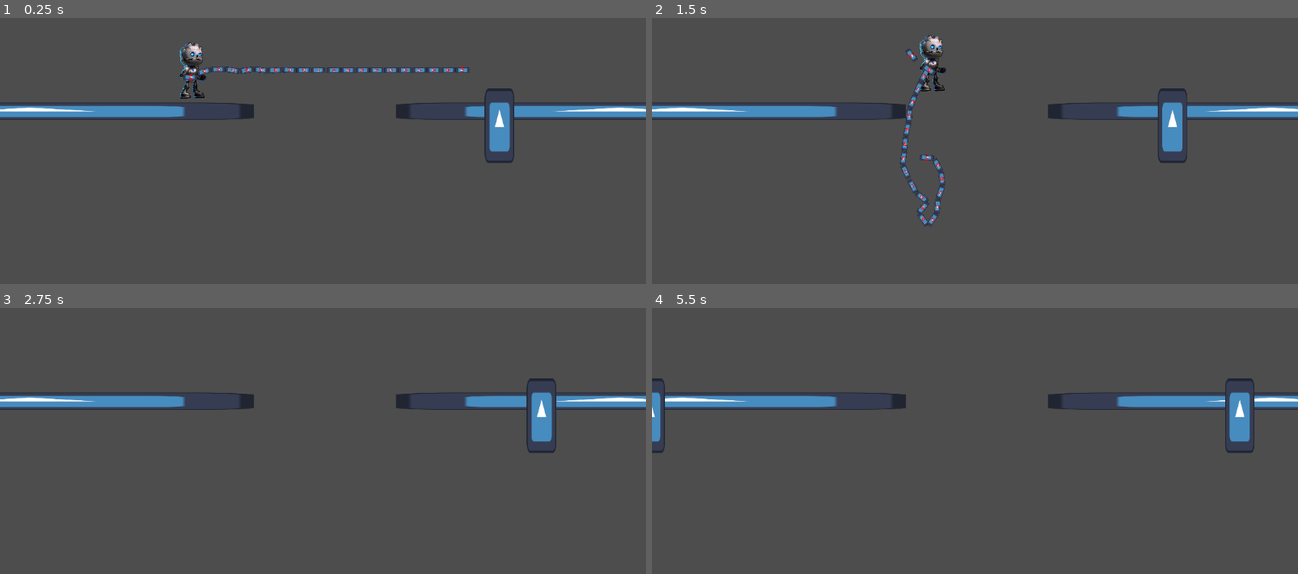
Above: before the commit, frames 1-4 (two rows, left to right).
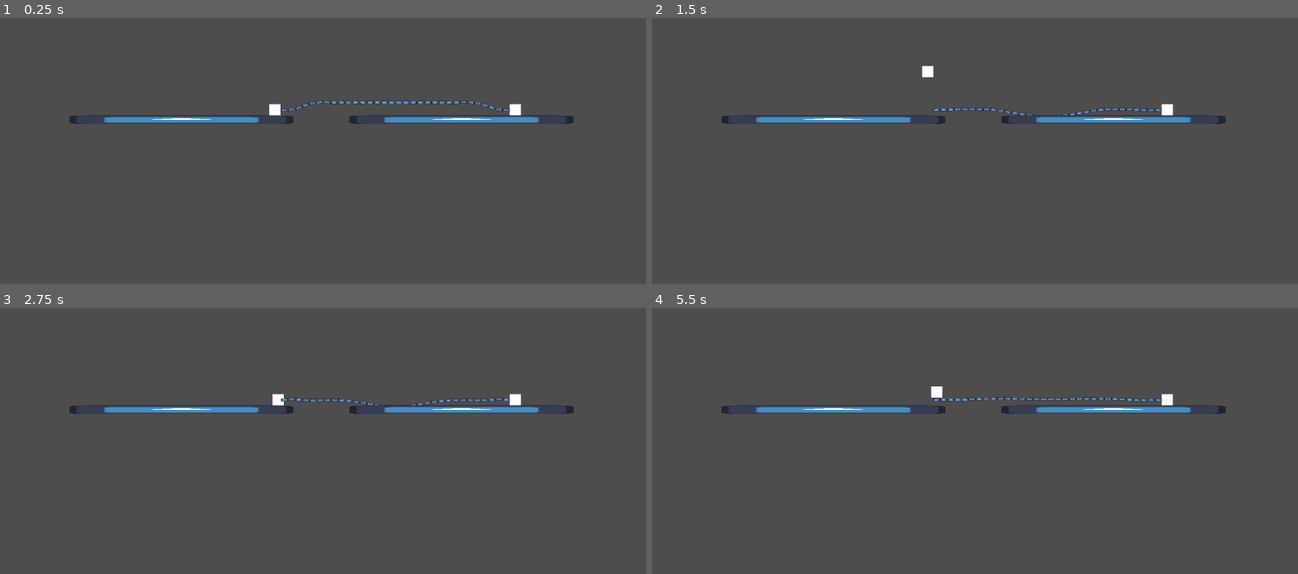
Above: after the commit, the same moments.

Repository: Birbhammer/Tuggers
Game: Godot game, scene res://Levels/test_world_2.tscn
The game is run twice, just before and just after one commit, with the same random seed, the same clock (stepped at 60 frames per second) and the same inputs. Before the commit the project starts from res://test_world.tscn. The engine's default icon, where the game draws it, is replaced by a stand-in: a white triangle on a blue panel in a dark square.
Inputs:
- Up to frame 1 (0.25 s): no input
- Up to frame 2 (1.5 s): hold E (Tug, bound only before the commit) 0.53-1.28 s; hold D (Right, bound only before the commit) from 0.53 s (still down); tap Space (Jump, bound only before the commit) at 0.77, 0.8, 1.07, 1.35 s
- Up to frame 3 (2.75 s): tap Space (Jump, bound only before the commit) at 1.52, 1.82, 2.3 s; tap E (Tug, bound only before the commit) at 1.55 s; release D (Right, bound only before the commit) at 2.03 s; hold A (Left, bound only before the commit) from 2.03 s (still down); hold E (Tug, bound only before the commit) from 2.03 s (still down)
- Up to frame 4 (5.5 s): release A (Left, bound only before the commit) at 2.78 s; release E (Tug, bound only before the commit) at 2.78 s; hold D (Right, bound only before the commit) 2.78-4.28 s; tap E (Tug, bound only before the commit) at 2.85, 4.35 s; tap Space (Jump, bound only before the commit) at 3.02, 3.32, 4.52, 4.82, 5.3 s; hold Space (Jump, bound only before the commit) 3.53-4.28 s; tap Enter at 4.25 s; hold A (Left, bound only before the commit) 4.28-5.03 s; hold D (Right, bound only before the commit) from 5.03 s (still down); hold E (Tug, bound only before the commit) from 5.03 s (still down)

The runs differ from the first frame. In frame 1, 6.1% of the frame differs, in the area x 0-100%, y 9-55%; in frame 2, 5.9%; in frame 3, 5.0%; in frame 4, 5.3%.

Commit message:
Sync Check
Syncing Up Clients

Diff:
--- a/LevelAssets/game_manager.tscn
+++ b/LevelAssets/game_manager.tscn
@@ -4,11 +4,3 @@
 
 [node name="GameManager" type="Node"]
 script = ExtResource("1_a8ixh")
-
-[node name="Timer" type="Timer" parent="."]
-process_callback = 0
-wait_time = 0.01
-one_shot = true
-autostart = true
-
-[connection signal="timeout" from="Timer" to="." method="_on_timer_timeout"]
--- /dev/null
+++ b/Levels/test_world_2.tscn
@@ -0,0 +1,483 @@
+[gd_scene load_steps=10 format=3 uid="uid://duljowgi7rpa7"]
+
+[ext_resource type="Texture2D" uid="uid://cac3fn7dga2wv" path="res://icon.svg" id="1_xnk8i"]
+[ext_resource type="Script" uid="uid://cvkaxi4ds3mfj" path="res://Scripts/Test/player_test.gd" id="2_tbvtw"]
+[ext_resource type="PackedScene" uid="uid://cgcswixlwt3ru" path="res://rope_segment.tscn" id="3_tbvtw"]
+
+[sub_resource type="PhysicsMaterial" id="PhysicsMaterial_4fog6"]
+friction = 0.0
+
+[sub_resource type="RectangleShape2D" id="RectangleShape2D_11n3c"]
+size = Vector2(412, 60)
+
+[sub_resource type="PhysicsMaterial" id="PhysicsMaterial_xnk8i"]
+friction = 0.0
+
+[sub_resource type="RectangleShape2D" id="RectangleShape2D_ku66b"]
+size = Vector2(80, 80)
+
+[sub_resource type="BoxMesh" id="BoxMesh_4onyl"]
+size = Vector3(80, 80, 1)
+
+[sub_resource type="PhysicsMaterial" id="PhysicsMaterial_tbvtw"]
+
+[node name="TestWorld2" type="Node2D"]
+
+[node name="Camera2D" type="Camera2D" parent="."]
+zoom = Vector2(0.25, 0.25)
+
+[node name="World Assets" type="Node" parent="."]
+
+[node name="Floor" type="StaticBody2D" parent="World Assets"]
+position = Vector2(-1000, 103)
+physics_material_override = SubResource("PhysicsMaterial_4fog6")
+
+[node name="CollisionShape2D" type="CollisionShape2D" parent="World Assets/Floor"]
+position = Vector2(-10, 20)
+scale = Vector2(3.87411, 1)
+shape = SubResource("RectangleShape2D_11n3c")
+
+[node name="Icon" type="Sprite2D" parent="World Assets/Floor/CollisionShape2D"]
+position = Vector2(-7.62939e-06, 0.500001)
+scale = Vector2(3.21875, 0.476563)
+texture = ExtResource("1_xnk8i")
+
+[node name="Floor2" type="StaticBody2D" parent="World Assets"]
+position = Vector2(998, 103)
+physics_material_override = SubResource("PhysicsMaterial_4fog6")
+
+[node name="CollisionShape2D" type="CollisionShape2D" parent="World Assets/Floor2"]
+position = Vector2(-10, 20)
+scale = Vector2(3.87411, 1)
+shape = SubResource("RectangleShape2D_11n3c")
+
+[node name="Icon" type="Sprite2D" parent="World Assets/Floor2/CollisionShape2D"]
+position = Vector2(-7.62939e-06, 0.500001)
+scale = Vector2(3.21875, 0.476563)
+texture = ExtResource("1_xnk8i")
+
+[node name="Player1" type="RigidBody2D" parent="."]
+position = Vector2(-342, 0)
+mass = 62.0
+physics_material_override = SubResource("PhysicsMaterial_xnk8i")
+gravity_scale = 5.0
+lock_rotation = true
+script = ExtResource("2_tbvtw")
+SPEED = 50000
+
+[node name="CollisionShape2D" type="CollisionShape2D" parent="Player1"]
+shape = SubResource("RectangleShape2D_ku66b")
+
+[node name="MeshInstance2D" type="MeshInstance2D" parent="Player1/CollisionShape2D"]
+mesh = SubResource("BoxMesh_4onyl")
+
+[node name="Player2" type="RigidBody2D" parent="."]
+position = Vector2(1373, 0)
+mass = 62.0
+physics_material_override = SubResource("PhysicsMaterial_tbvtw")
+gravity_scale = 4.0
+lock_rotation = true
+script = ExtResource("2_tbvtw")
+SPEED = 5000000
+
+[node name="CollisionShape2D" type="CollisionShape2D" parent="Player2"]
+shape = SubResource("RectangleShape2D_ku66b")
+
+[node name="MeshInstance2D" type="MeshInstance2D" parent="Player2/CollisionShape2D"]
+mesh = SubResource("BoxMesh_4onyl")
+
+[node name="Node2D" type="Node2D" parent="."]
+position = Vector2(-276, 0)
+rotation = -1.5708
+
+[node name="TopConnector" type="PinJoint2D" parent="Node2D"]
+position = Vector2(0, -25)
+node_a = NodePath("../../Player2")
+node_b = NodePath("../RopeSegment")
+
+[node name="PinJoint2D" type="PinJoint2D" parent="Node2D"]
+position = Vector2(0, 26)
+node_a = NodePath("../RopeSegment")
+node_b = NodePath("../RopeSegment2")
+
+[node name="PinJoint2D2" type="PinJoint2D" parent="Node2D"]
+position = Vector2(0, 76)
+node_a = NodePath("../RopeSegment2")
+node_b = NodePath("../RopeSegment3")
+
+[node name="PinJoint2D3" type="PinJoint2D" parent="Node2D"]
+position = Vector2(0, 128)
+node_a = NodePath("../RopeSegment3")
+node_b = NodePath("../RopeSegment4")
+
+[node name="PinJoint2D4" type="PinJoint2D" parent="Node2D"]
+position = Vector2(0, 179)
+node_a = NodePath("../RopeSegment4")
+node_b = NodePath("../RopeSegment5")
+
+[node name="PinJoint2D5" type="PinJoint2D" parent="Node2D"]
+position = Vector2(0, 230)
+node_a = NodePath("../RopeSegment5")
+node_b = NodePath("../RopeSegment6")
+
+[node name="PinJoint2D6" type="PinJoint2D" parent="Node2D"]
+position = Vector2(0, 281)
+node_a = NodePath("../RopeSegment6")
+node_b = NodePath("../RopeSegment7")
+
+[node name="PinJoint2D7" type="PinJoint2D" parent="Node2D"]
+position = Vector2(0, 332)
+node_a = NodePath("../RopeSegment7")
+node_b = NodePath("../RopeSegment8")
+
+[node name="PinJoint2D8" type="PinJoint2D" parent="Node2D"]
+position = Vector2(0, 383)
+node_a = NodePath("../RopeSegment8")
+node_b = NodePath("../RopeSegment9")
+
+[node name="PinJoint2D9" type="PinJoint2D" parent="Node2D"]
+position = Vector2(0, 434)
+node_a = NodePath("../RopeSegment9")
+node_b = NodePath("../RopeSegment10")
+
+[node name="PinJoint2D10" type="PinJoint2D" parent="Node2D"]
+position = Vector2(0, 485)
+node_a = NodePath("../RopeSegment10")
+node_b = NodePath("../RopeSegment11")
+
+[node name="PinJoint2D11" type="PinJoint2D" parent="Node2D"]
+position = Vector2(0, 536)
+node_a = NodePath("../RopeSegment11")
+node_b = NodePath("../RopeSegment12")
+
+[node name="PinJoint2D12" type="PinJoint2D" parent="Node2D"]
+position = Vector2(0, 587)
+node_a = NodePath("../RopeSegment12")
+node_b = NodePath("../RopeSegment13")
+
+[node name="PinJoint2D13" type="PinJoint2D" parent="Node2D"]
+position = Vector2(0, 638)
+node_a = NodePath("../RopeSegment13")
+node_b = NodePath("../RopeSegment14")
+
+[node name="PinJoint2D14" type="PinJoint2D" parent="Node2D"]
+position = Vector2(0, 689)
+node_a = NodePath("../RopeSegment14")
+node_b = NodePath("../RopeSegment15")
+
+[node name="PinJoint2D15" type="PinJoint2D" parent="Node2D"]
+position = Vector2(0, 740)
+node_a = NodePath("../RopeSegment15")
+node_b = NodePath("../RopeSegment16")
+
+[node name="BottomConnector" type="PinJoint2D" parent="Node2D"]
+position = Vector2(-1.81899e-12, 791)
+node_a = NodePath("../RopeSegment16")
+node_b = NodePath("../RopeSegment17")
+
+[node name="PinJoint2D16" type="PinJoint2D" parent="Node2D"]
+position = Vector2(-7.02879e-05, 843)
+node_a = NodePath("../RopeSegment17")
+node_b = NodePath("../RopeSegment18")
+
+[node name="PinJoint2D17" type="PinJoint2D" parent="Node2D"]
+position = Vector2(-7.02879e-05, 893)
+node_a = NodePath("../RopeSegment18")
+node_b = NodePath("../RopeSegment19")
+
+[node name="PinJoint2D18" type="PinJoint2D" parent="Node2D"]
+position = Vector2(-7.02879e-05, 945)
+node_a = NodePath("../RopeSegment19")
+node_b = NodePath("../RopeSegment20")
+
+[node name="PinJoint2D19" type="PinJoint2D" parent="Node2D"]
+position = Vector2(-7.02879e-05, 996)
+node_a = NodePath("../RopeSegment20")
+node_b = NodePath("../RopeSegment21")
+
+[node name="PinJoint2D20" type="PinJoint2D" parent="Node2D"]
+position = Vector2(-7.02879e-05, 1047)
+node_a = NodePath("../RopeSegment21")
+node_b = NodePath("../RopeSegment22")
+
+[node name="PinJoint2D21" type="PinJoint2D" parent="Node2D"]
+position = Vector2(-7.02879e-05, 1098)
+node_a = NodePath("../RopeSegment22")
+node_b = NodePath("../RopeSegment23")
+
+[node name="PinJoint2D22" type="PinJoint2D" parent="Node2D"]
+position = Vector2(-7.02879e-05, 1149)
+node_a = NodePath("../RopeSegment23")
+node_b = NodePath("../RopeSegment24")
+
+[node name="PinJoint2D23" type="PinJoint2D" parent="Node2D"]
+position = Vector2(-7.02879e-05, 1200)
+node_a = NodePath("../RopeSegment24")
+node_b = NodePath("../RopeSegment25")
+
+[node name="PinJoint2D24" type="PinJoint2D" parent="Node2D"]
+position = Vector2(-7.02879e-05, 1251)
+node_a = NodePath("../RopeSegment25")
+node_b = NodePath("../RopeSegment26")
+
+[node name="PinJoint2D25" type="PinJoint2D" parent="Node2D"]
+position = Vector2(-7.02879e-05, 1302)
+node_a = NodePath("../RopeSegment26")
+node_b = NodePath("../RopeSegment27")
+
+[node name="PinJoint2D26" type="PinJoint2D" parent="Node2D"]
+position = Vector2(-7.02879e-05, 1353)
+node_a = NodePath("../RopeSegment27")
+node_b = NodePath("../RopeSegment28")
+
+[node name="PinJoint2D27" type="PinJoint2D" parent="Node2D"]
+position = Vector2(-7.02879e-05, 1404)
+node_a = NodePath("../RopeSegment28")
+node_b = NodePath("../RopeSegment29")
+
+[node name="PinJoint2D28" type="PinJoint2D" parent="Node2D"]
+position = Vector2(-7.02879e-05, 1455)
+node_a = NodePath("../RopeSegment29")
+node_b = NodePath("../RopeSegment30")
+
+[node name="PinJoint2D29" type="PinJoint2D" parent="Node2D"]
+position = Vector2(-7.02879e-05, 1506)
+node_a = NodePath("../RopeSegment30")
+node_b = NodePath("../RopeSegment31")
+
+[node name="PinJoint2D30" type="PinJoint2D" parent="Node2D"]
+position = Vector2(-7.02879e-05, 1557)
+node_a = NodePath("../RopeSegment31")
+node_b = NodePath("../RopeSegment32")
+
+[node name="BottomConnector2" type="PinJoint2D" parent="Node2D"]
+position = Vector2(-7.02879e-05, 1608)
+node_a = NodePath("../RopeSegment32")
+node_b = NodePath("../../Player2")
+
+[node name="RopeSegment" parent="Node2D" instance=ExtResource("3_tbvtw")]
+collision_layer = 0
+collision_mask = 0
+mass = 5.0
+gravity_scale = 0.0
+freeze_mode = 1
+
+[node name="RopeSegment2" parent="Node2D" instance=ExtResource("3_tbvtw")]
+position = Vector2(0, 51)
+collision_layer = 0
+collision_mask = 0
+mass = 5.0
+gravity_scale = 0.0
+freeze_mode = 1
+
+[node name="RopeSegment3" parent="Node2D" instance=ExtResource("3_tbvtw")]
+position = Vector2(0, 102)
+collision_layer = 0
+collision_mask = 0
+mass = 5.0
+gravity_scale = 0.0
+
+[node name="RopeSegment4" parent="Node2D" instance=ExtResource("3_tbvtw")]
+position = Vector2(0, 153)
+collision_layer = 0
+collision_mask = 0
+mass = 5.0
+gravity_scale = 0.0
+
+[node name="RopeSegment5" parent="Node2D" instance=ExtResource("3_tbvtw")]
+position = Vector2(0, 204)
+collision_layer = 0
+collision_mask = 0
+mass = 5.0
+gravity_scale = 0.0
+
+[node name="RopeSegment6" parent="Node2D" instance=ExtResource("3_tbvtw")]
+position = Vector2(0, 255)
+collision_layer = 0
+collision_mask = 0
+mass = 5.0
+gravity_scale = 0.0
+
+[node name="RopeSegment7" parent="Node2D" instance=ExtResource("3_tbvtw")]
+position = Vector2(0, 306)
+collision_layer = 0
+collision_mask = 0
+mass = 5.0
+gravity_scale = 0.0
+
+[node name="RopeSegment8" parent="Node2D" instance=ExtResource("3_tbvtw")]
+position = Vector2(0, 357)
+collision_layer = 0
+collision_mask = 0
+mass = 5.0
+gravity_scale = 0.0
+
+[node name="RopeSegment9" parent="Node2D" instance=ExtResource("3_tbvtw")]
+position = Vector2(0, 408)
+collision_layer = 0
+collision_mask = 0
+mass = 5.0
+gravity_scale = 0.0
+
+[node name="RopeSegment10" parent="Node2D" instance=ExtResource("3_tbvtw")]
+position = Vector2(0, 459)
+collision_layer = 0
+collision_mask = 0
+mass = 5.0
+gravity_scale = 0.0
+
+[node name="RopeSegment11" parent="Node2D" instance=ExtResource("3_tbvtw")]
+position = Vector2(0, 510)
+collision_layer = 0
+collision_mask = 0
+mass = 5.0
+gravity_scale = 0.0
+
+[node name="RopeSegment12" parent="Node2D" instance=ExtResource("3_tbvtw")]
+position = Vector2(0, 561)
+collision_layer = 0
+collision_mask = 0
+mass = 5.0
+gravity_scale = 0.0
+
+[node name="RopeSegment13" parent="Node2D" instance=ExtResource("3_tbvtw")]
+position = Vector2(0, 612)
+collision_layer = 0
+collision_mask = 0
+mass = 5.0
+gravity_scale = 0.0
+
+[node name="RopeSegment14" parent="Node2D" instance=ExtResource("3_tbvtw")]
+position = Vector2(0, 663)
+collision_layer = 0
+collision_mask = 0
+mass = 5.0
+gravity_scale = 0.0
+
+[node name="RopeSegment15" parent="Node2D" instance=ExtResource("3_tbvtw")]
+position = Vector2(0, 714)
+collision_layer = 0
+collision_mask = 0
+mass = 5.0
+gravity_scale = 0.0
+
+[node name="RopeSegment16" parent="Node2D" instance=ExtResource("3_tbvtw")]
+position = Vector2(0, 765)
+collision_layer = 0
+collision_mask = 0
+mass = 5.0
+gravity_scale = 0.0
+
+[node name="RopeSegment17" parent="Node2D" instance=ExtResource("3_tbvtw")]
+position = Vector2(-7.02879e-05, 817)
+collision_layer = 0
+collision_mask = 0
+mass = 5.0
+gravity_scale = 0.0
+freeze_mode = 1
+
+[node name="RopeSegment18" parent="Node2D" instance=ExtResource("3_tbvtw")]
+position = Vector2(-7.02879e-05, 868)
+collision_layer = 0
+collision_mask = 0
+mass = 5.0
+gravity_scale = 0.0
+freeze_mode = 1
+
+[node name="RopeSegment19" parent="Node2D" instance=ExtResource("3_tbvtw")]
+position = Vector2(-7.02879e-05, 919)
+collision_layer = 0
+collision_mask = 0
+mass = 5.0
+gravity_scale = 0.0
+
+[node name="RopeSegment20" parent="Node2D" instance=ExtResource("3_tbvtw")]
+position = Vector2(-7.02879e-05, 970)
+collision_layer = 0
+collision_mask = 0
+mass = 5.0
+gravity_scale = 0.0
+
+[node name="RopeSegment21" parent="Node2D" instance=ExtResource("3_tbvtw")]
+position = Vector2(-7.02879e-05, 1021)
+collision_layer = 0
+collision_mask = 0
+mass = 5.0
+gravity_scale = 0.0
+
+[node name="RopeSegment22" parent="Node2D" instance=ExtResource("3_tbvtw")]
+position = Vector2(-7.02879e-05, 1072)
+collision_layer = 0
+collision_mask = 0
+mass = 5.0
+gravity_scale = 0.0
+
+[node name="RopeSegment23" parent="Node2D" instance=ExtResource("3_tbvtw")]
+position = Vector2(-7.02879e-05, 1123)
+collision_layer = 0
+collision_mask = 0
+mass = 5.0
+gravity_scale = 0.0
+
+[node name="RopeSegment24" parent="Node2D" instance=ExtResource("3_tbvtw")]
+position = Vector2(-7.02879e-05, 1174)
+collision_layer = 0
+collision_mask = 0
+mass = 5.0
+gravity_scale = 0.0
+
+[node name="RopeSegment25" parent="Node2D" instance=ExtResource("3_tbvtw")]
+position = Vector2(-7.02879e-05, 1225)
+collision_layer = 0
+collision_mask = 0
+mass = 5.0
+gravity_scale = 0.0
+
+[node name="RopeSegment26" parent="Node2D" instance=ExtResource("3_tbvtw")]
+position = Vector2(-7.02879e-05, 1276)
+collision_layer = 0
+collision_mask = 0
+mass = 5.0
+gravity_scale = 0.0
+
+[node name="RopeSegment27" parent="Node2D" instance=ExtResource("3_tbvtw")]
+position = Vector2(-7.02879e-05, 1327)
+collision_layer = 0
+collision_mask = 0
+mass = 5.0
+gravity_scale = 0.0
+
+[node name="RopeSegment28" parent="Node2D" instance=ExtResource("3_tbvtw")]
+position = Vector2(-7.02879e-05, 1378)
+collision_layer = 0
+collision_mask = 0
+mass = 5.0
+gravity_scale = 0.0
+
+[node name="RopeSegment29" parent="Node2D" instance=ExtResource("3_tbvtw")]
+position = Vector2(-7.02879e-05, 1429)
+collision_layer = 0
+collision_mask = 0
+mass = 5.0
+gravity_scale = 0.0
+
+[node name="RopeSegment30" parent="Node2D" instance=ExtResource("3_tbvtw")]
+position = Vector2(-7.02879e-05, 1480)
+collision_layer = 0
+collision_mask = 0
+mass = 5.0
+gravity_scale = 0.0
+
+[node name="RopeSegment31" parent="Node2D" instance=ExtResource("3_tbvtw")]
+position = Vector2(-7.02879e-05, 1531)
+collision_layer = 0
+collision_mask = 0
+mass = 5.0
+gravity_scale = 0.0
+
+[node name="RopeSegment32" parent="Node2D" instance=ExtResource("3_tbvtw")]
+position = Vector2(-7.02879e-05, 1582)
+collision_layer = 0
+collision_mask = 0
+mass = 5.0
+gravity_scale = 0.0
--- a/Player/player_ik_body.tscn
+++ b/Player/player_ik_body.tscn
@@ -112,7 +112,7 @@
 [sub_resource type="SkeletonModification2DLookAt" id="SkeletonModification2DLookAt_sl8yu"]
 bone_index = 12
 bone2d_node = NodePath("Hip/ArmL/ForearmL")
-target_nodepath = NodePath("../../../IKTargets/ArmLTarget/ArmLLookTarget")
+target_nodepath = NodePath("../../../IKTargets/ArmLLookTarget")
 enable_constraint = true
 constraint_angle_min = -162.889
 constraint_angle_max = 20.057
@@ -139,14 +139,14 @@
 
 [node name="GBotArmL" type="Sprite2D" parent="CharacterContainer/Body"]
 position = Vector2(71, 232)
-rotation = -0.0775769
+rotation = -0.783145
 texture = ExtResource("1_sjlcb")
 offset = Vector2(-3, 32)
 
 [node name="GBotForearmL" type="Sprite2D" parent="CharacterContainer/Body"]
-position = Vector2(68.4136, 353.566)
-rotation = -1.21438
-scale = Vector2(0.999999, 0.999999)
+position = Vector2(147.863, 326.219)
+rotation = -2.06844
+scale = Vector2(1, 1)
 texture = ExtResource("2_abdv7")
 offset = Vector2(18, 53)
 
@@ -155,15 +155,15 @@
 
 [node name="GBotLegL" type="Sprite2D" parent="CharacterContainer/Body"]
 position = Vector2(51, 387)
-rotation = -0.312576
+rotation = -0.331708
 scale = Vector2(0.999999, 0.999999)
 texture = ExtResource("3_ppbio")
 offset = Vector2(-25, 54)
 
 [node name="GBotShinL" type="Sprite2D" parent="CharacterContainer/Body"]
-position = Vector2(53.0887, 504.029)
-rotation = -0.214963
-scale = Vector2(0.999999, 0.999999)
+position = Vector2(55.327, 503.967)
+rotation = -0.197009
+scale = Vector2(1, 1)
 texture = ExtResource("4_7mixy")
 offset = Vector2(12, 33)
 
@@ -179,29 +179,29 @@
 
 [node name="GBotLegR" type="Sprite2D" parent="CharacterContainer/Body"]
 position = Vector2(-57, 391.003)
-rotation = -0.0179775
-scale = Vector2(0.999925, 0.999925)
+rotation = -0.073397
+scale = Vector2(0.999924, 0.999924)
 texture = ExtResource("7_el3fd")
 offset = Vector2(-12, 59)
 
 [node name="GBotShinR" type="Sprite2D" parent="CharacterContainer/Body"]
-position = Vector2(-78.8553, 510.407)
-rotation = 0.391283
-scale = Vector2(0.999924, 0.999924)
+position = Vector2(-72.2078, 511.434)
+rotation = 0.450348
+scale = Vector2(0.999923, 0.999923)
 texture = ExtResource("8_ivc73")
 offset = Vector2(17, 38)
 
 [node name="GBotFootL" type="Sprite2D" parent="CharacterContainer/Body"]
-position = Vector2(83.7844, 621.177)
-rotation = -0.0530294
-scale = Vector2(1, 1)
+position = Vector2(83.9145, 621.648)
+rotation = -0.0587718
+scale = Vector2(0.999999, 0.999999)
 texture = ExtResource("9_cmwdh")
 offset = Vector2(33, -5)
 
 [node name="GBotFootR" type="Sprite2D" parent="CharacterContainer/Body"]
-position = Vector2(-118.793, 615.078)
-rotation = -0.057542
-scale = Vector2(0.999922, 0.999922)
+position = Vector2(-118.254, 613.564)
+rotation = -0.0364851
+scale = Vector2(0.999921, 0.999921)
 texture = ExtResource("10_o7okg")
 offset = Vector2(37, 3)
 
@@ -377,10 +377,10 @@
 position = Vector2(94, 47)
 
 [node name="ArmLTarget" type="Node2D" parent="IKTargets"]
-position = Vector2(70, 279)
-
-[node name="ArmLLookTarget" type="Node2D" parent="IKTargets/ArmLTarget"]
-position = Vector2(84, 87)
+position = Vector2(164, 346)
 
 [node name="HeadTarget" type="Node2D" parent="IKTargets"]
 position = Vector2(11, 176)
+
+[node name="ArmLLookTarget" type="Node2D" parent="IKTargets"]
+position = Vector2(339, 162)
--- /dev/null
+++ b/Scripts/Test/player_test.gd
@@ -0,0 +1,30 @@
+extends RigidBody2D
+
+@export var SPEED: int
+@export var JUMPFORCE: int = 50000
+var playerIndex
+
+func _ready() -> void:
+	var regEx = RegEx.new()
+	regEx.compile("\\d+$")
+
+	var result = regEx.search(self.name)
+	if result:
+		playerIndex = int(result.get_string())
+		print(playerIndex)
+
+func _physics_process(delta: float) -> void:
+	var direction = Input.get_axis("Left" + str(playerIndex), "Right" + str(playerIndex))
+	var moveDir = Vector2(direction,0)
+
+	if moveDir:
+		self.apply_force(moveDir * SPEED * delta)
+	#else:
+		#self.apply_force(Vector2(-self.linear_velocity.x,0) * 10000 * delta)
+
+	self.linear_velocity.x = clampf(self.linear_velocity.x, -500, 500)
+
+
+func _unhandled_input(event: InputEvent) -> void:
+	if event.is_action_pressed("Jump" + str(playerIndex)):
+		apply_impulse(Vector2.UP * JUMPFORCE)
--- a/project.godot
+++ b/project.godot
@@ -11,30 +11,40 @@
 [application]
 
 config/name="Tuggers"
-run/main_scene="res://test_world.tscn"
+run/main_scene="uid://duljowgi7rpa7"
 config/features=PackedStringArray("4.4", "Mobile")
 config/icon="res://icon.svg"
 
 [input]
 
-Left={
+Left1={
 "deadzone": 0.2,
 "events": [Object(InputEventKey,"resource_local_to_scene":false,"resource_name":"","device":-1,"window_id":0,"alt_press …(191 unchanged characters)…
 ]
 }
-Right={
+Right1={
 "deadzone": 0.2,
 "events": [Object(InputEventKey,"resource_local_to_scene":false,"resource_name":"","device":-1,"window_id":0,"alt_press …(192 unchanged characters)…
 ]
 }
-Jump={
+Jump1={
 "deadzone": 0.2,
 "events": [Object(InputEventKey,"resource_local_to_scene":false,"resource_name":"","device":-1,"window_id":0,"alt_press …(191 unchanged characters)…
 ]
 }
-Tug={
+Tug1={
 "deadzone": 0.2,
 "events": [Object(InputEventKey,"resource_local_to_scene":false,"resource_name":"","device":-1,"window_id":0,"alt_press …(192 unchanged characters)…
+]
+}
+Left2={
+"deadzone": 0.2,
+"events": [Object(InputEventKey,"resource_local_to_scene":false,"resource_name":"","device":-1,"window_id":0,"alt_pressed":false,"shift_pressed":false,"ctrl_pressed":false,"meta_pressed":false,"pressed":false,"keycode":0,"physical_keycode":4194319,"key_label":0,"unicode":0,"location":0,"echo":false,"script":null)
+]
+}
+Right2={
+"deadzone": 0.2,
+"events": [Object(InputEventKey,"resource_local_to_scene":false,"resource_name":"","device":-1,"window_id":0,"alt_pressed":false,"shift_pressed":false,"ctrl_pressed":false,"meta_pressed":false,"pressed":false,"keycode":0,"physical_keycode":4194321,"key_label":0,"unicode":0,"location":0,"echo":false,"script":null)
 ]
 }
 
Not shown, added: Scripts/Test/player_test.gd.uid
